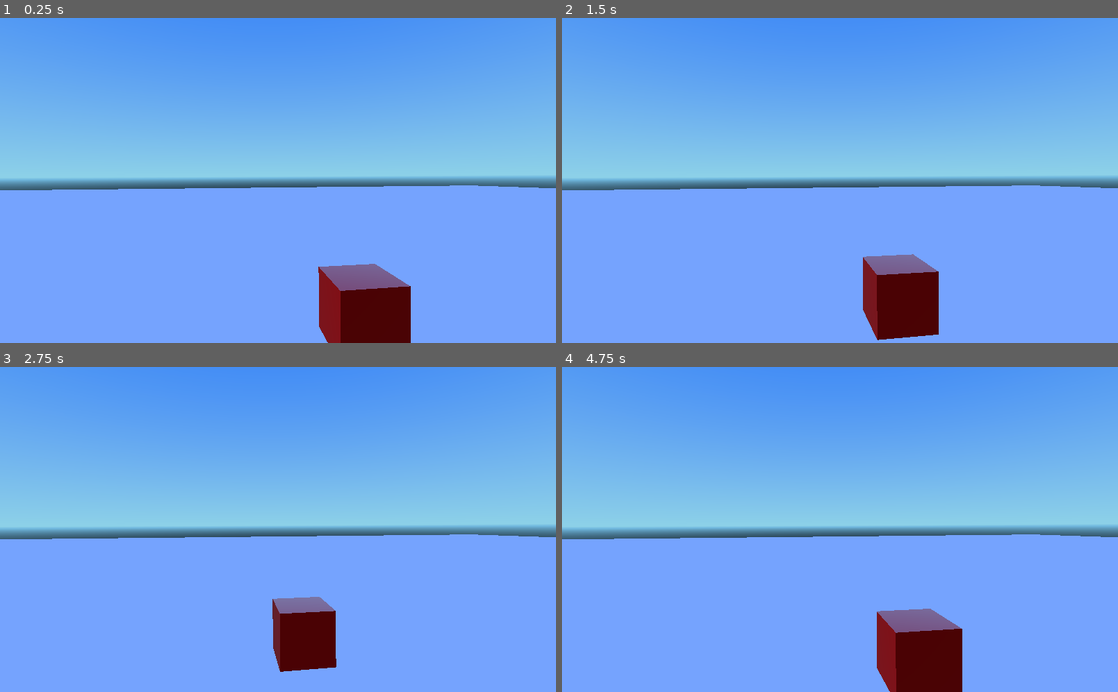
Above: before the commit, frames 1-4 (two rows, left to right).
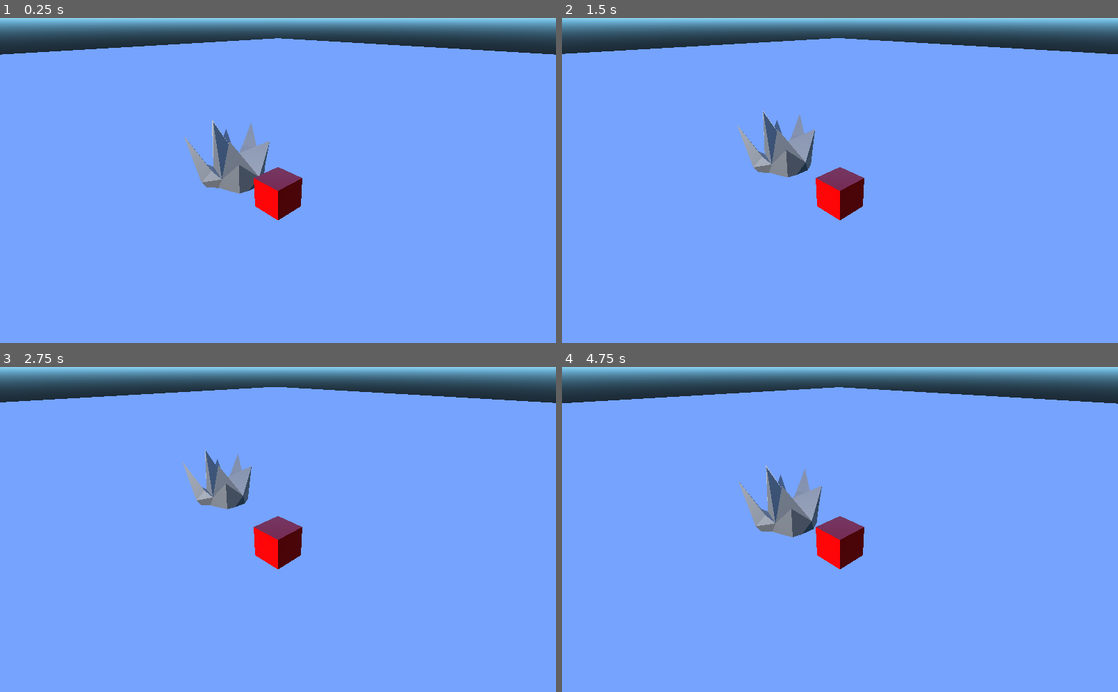
Above: after the commit, the same moments.

Repository: GameDrivenDesign/TurnSides
Game: Godot game, scene res://Game.tscn
The game is run twice, just before and just after one commit, with the same random seed, the same clock (stepped at 60 frames per second) and the same inputs.
Inputs:
- Up to frame 1 (0.25 s): no input
- Up to frame 2 (1.5 s): tap Enter at 0.5 s; hold Right (ui_right) 0.53-1.28 s; hold Down (ui_down) from 1.28 s (still down)
- Up to frame 3 (2.75 s): release Down (ui_down) at 2.03 s; hold Right (ui_right) from 2.03 s (still down)
- Up to frame 4 (4.75 s): release Right (ui_right) at 2.78 s; hold Up (ui_up) 2.78-3.53 s; hold Left (ui_left) from 3.53 s (still down)

The runs differ from the first frame. In frame 1, 37% of the frame differs, in the area x 0-100%, y 0-100%; in frame 2, 37%; in frame 3, 37%; in frame 4, 37%.

Commit message:
added spawn of fire elemental

Diff:
--- /dev/null
+++ b/Game.gd
@@ -0,0 +1,15 @@
+extends Spatial
+
+# class member variables go here, for example:
+# var a = 2
+# var b = "textvar"
+
+func _ready():
+	var fire = preload("res://FireElemental.tscn").instance()
+	fire.translation = $FireSpawn.translation
+	add_child(fire)
+
+#func _process(delta):
+#	# Called every frame. Delta is time since last frame.
+#	# Update game logic here.
+#	pass
--- a/Game.tscn
+++ b/Game.tscn
@@ -1,14 +1,34 @@
-[gd_scene load_steps=4 format=2]
+[gd_scene load_steps=5 format=2]
 
-[ext_resource path="res://Player.tscn" type="PackedScene" id=1]
-[ext_resource path="res://Player.gd" type="Script" id=2]
-[ext_resource path="res://Ground.tscn" type="PackedScene" id=3]
+[ext_resource path="res://Game.gd" type="Script" id=1]
+[ext_resource path="res://Player.tscn" type="PackedScene" id=2]
+[ext_resource path="res://Player.gd" type="Script" id=3]
+[ext_resource path="res://Ground.tscn" type="PackedScene" id=4]
 
 [node name="Game" type="Spatial" index="0"]
 
-[node name="Camera" type="Camera" parent="." index="0"]
+script = ExtResource( 1 )
 
-transform = Transform( -0.140627, 0.0109742, -0.990002, -0.00523899, 0.999916, 0.0118283, 0.990049, 0.00684999, -0.140558, -5.69553, 2.59806, -0.660083 )
+[node name="Player" type="KinematicBody" parent="." index="0" instance=ExtResource( 2 )]
+
+transform = Transform( 1, 0, 0, 0, 1, 0, 0, 0, 1, 0, 0.5, 0 )
+input_ray_pickable = true
+input_capture_on_drag = false
+collision_layer = 1
+collision_mask = 1
+axis_lock_linear_x = false
+axis_lock_linear_y = false
+axis_lock_linear_z = false
+axis_lock_angular_x = false
+axis_lock_angular_y = false
+axis_lock_angular_z = false
+collision/safe_margin = 0.001
+script = ExtResource( 3 )
+_sections_unfolded = [ "Transform" ]
+
+[node name="Camera" type="Camera" parent="Player" index="2"]
+
+transform = Transform( 0.707107, -0.353553, 0.612372, 0, 0.866025, 0.5, -0.707107, -0.353553, 0.612372, 5, 4.5, 5 )
 keep_aspect = 1
 cull_mask = 1048575
 environment = null
@@ -23,23 +43,7 @@
 far = 100.0
 _sections_unfolded = [ "Transform" ]
 
-[node name="Player" type="KinematicBody" parent="." index="1" instance=ExtResource( 1 )]
-
-transform = Transform( 1, 0, 0, 0, 1, 0, 0, 0, 1, -1.69044, 0.5, 1.15732 )
-input_ray_pickable = true
-input_capture_on_drag = false
-collision_layer = 1
-collision_mask = 1
-axis_lock_linear_x = false
-axis_lock_linear_y = false
-axis_lock_linear_z = false
-axis_lock_angular_x = false
-axis_lock_angular_y = false
-axis_lock_angular_z = false
-collision/safe_margin = 0.001
-script = ExtResource( 2 )
-
-[node name="Ground" type="StaticBody" parent="." index="2" instance=ExtResource( 3 )]
+[node name="Ground" type="StaticBody" parent="." index="1" instance=ExtResource( 4 )]
 
 transform = Transform( 1, 0, 0, 0, 1, 0, 0, 0, 1, 0.00439453, -0.00378418, -0.0065918 )
 input_ray_pickable = true
@@ -52,7 +56,7 @@
 constant_angular_velocity = Vector3( 0, 0, 0 )
 _sections_unfolded = [ "Transform" ]
 
-[node name="DirectionalLight" type="DirectionalLight" parent="." index="3"]
+[node name="DirectionalLight" type="DirectionalLight" parent="." index="2"]
 
 transform = Transform( 1, 0, 0, 0, 1, 0, 0, 0, 1, 70, 20, 20 )
 layers = 1
@@ -79,3 +83,7 @@
 directional_shadow_depth_range = 0
 directional_shadow_max_distance = 200.0
 _sections_unfolded = [ "Light", "Transform" ]
+
+[node name="FireSpawn" type="Position3D" parent="." index="3"]
+
+transform = Transform( 1, 0, 0, 0, 1, 0, 0, 0, 1, -2.34882, 0, -0.265625 )
--- a/Player.gd
+++ b/Player.gd
@@ -3,7 +3,7 @@
 # class member variables go here, for example:
 # var a = 2
 # var b = "textvar"
-var speed = 50
+var speed = 100
 
 func _ready():
 	# Called every time the node is added to the scene.
@@ -15,5 +15,5 @@
 #	# Update game logic here.
 	var input = Vector3(0,0,0)
 	input.x = int(Input.is_action_pressed("ui_right")) - int(Input.is_action_pressed("ui_left"))
-	input.z = int(Input.is_action_pressed("ui_up")) - int(Input.is_action_pressed("ui_down"))
+	input.z = int(Input.is_action_pressed("ui_down")) - int(Input.is_action_pressed("ui_up"))
 	move_and_slide(input.normalized()*speed*delta, Vector3(0,1,0))
Not shown, changed: assets/fire_elemental.dae.import
Not shown, changed: assets/water_elemental.dae.import
